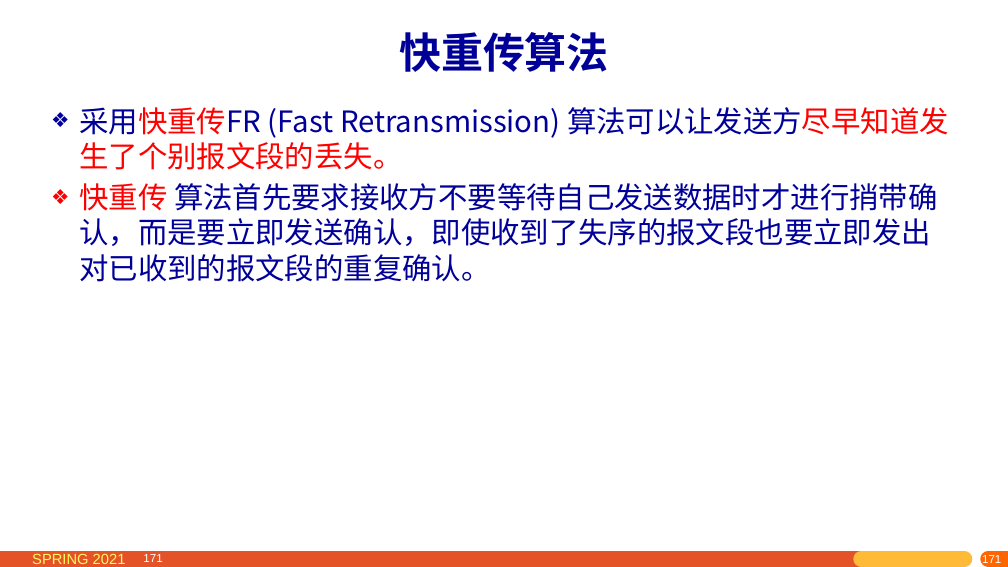
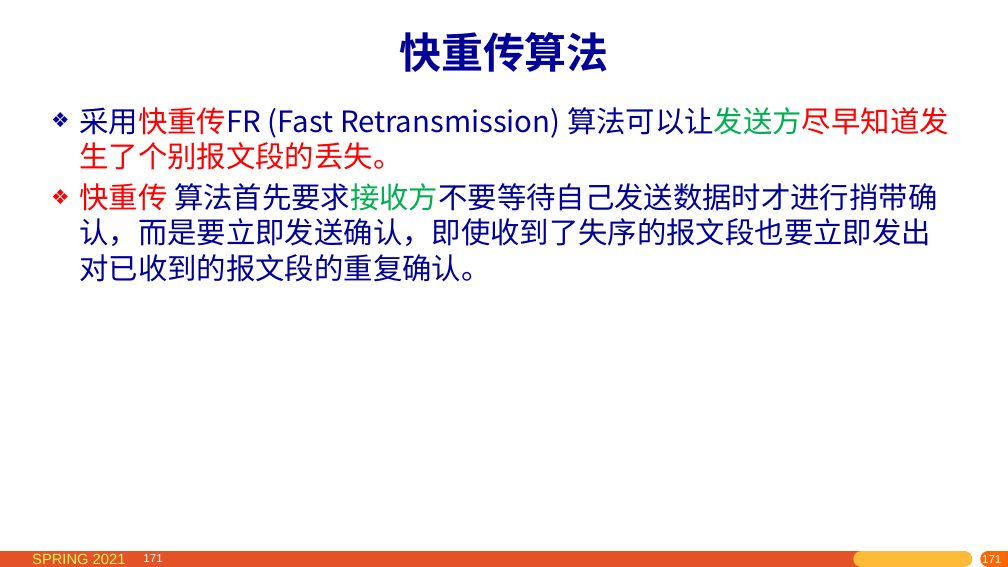
Before and after one commit to network-whu/2021, a slide deck: slide 171 of slides/instruction/05.pptx. Drawn at 1008x567 pixels with LibreOffice and Linux fonts; fonts in the diff are those of the drawing. Boxes give left, top, right and bottom in pixels: in the first picture for what was removed or moved away, otherwise in the second. Text is boxed around its words. In the diff, an @@ line names an element or a change of style, - is before the commit and + after.

```diff
--- a/slides/instruction/05.pptx
+++ b/slides/instruction/05.pptx
@@ text "采用快重传FR (Fast Retransmission) 算法可以让发送方尽早知道发生了个别报文段的丢失。" at (79, 107, 949, 282): text colour #000099 to #00B050 in "算法可以让发送方尽早知道发生了个别报文段的丢失。", "算法首先要求接收方不要等待自己发送数据时才进行捎带确认，而是要立即发送确认，即使收到了失序的报文段也要立即发出对已收到的 ..." @@
```
Also in this commit, not shown: 5 other slides changed.
